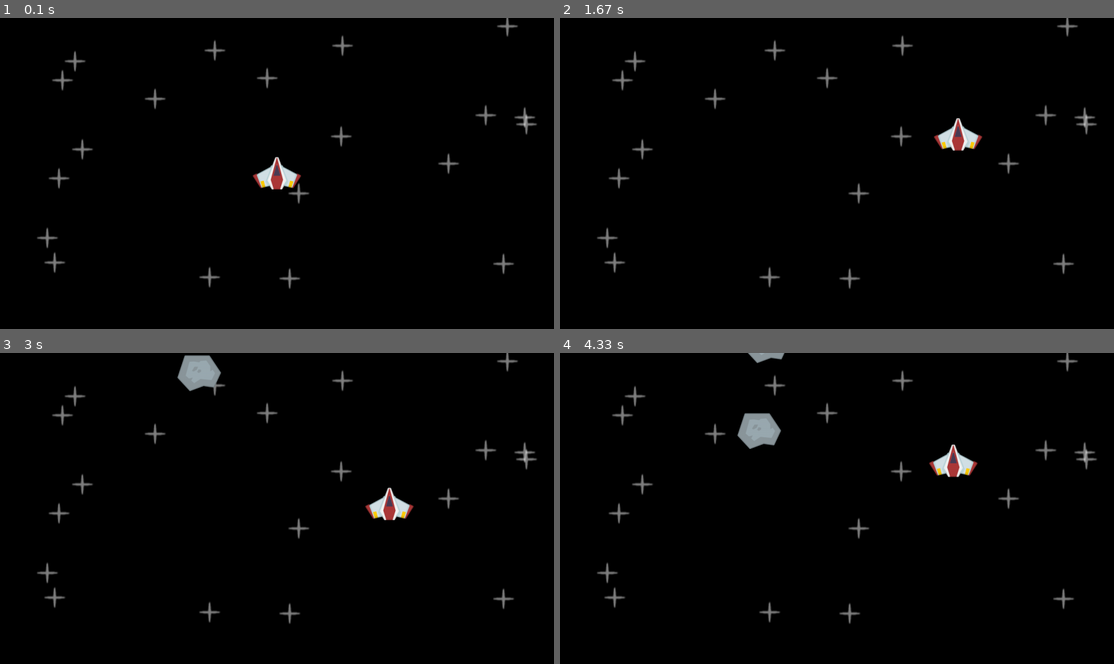
Above: before the commit, frames 1-4 (two rows, left to right).
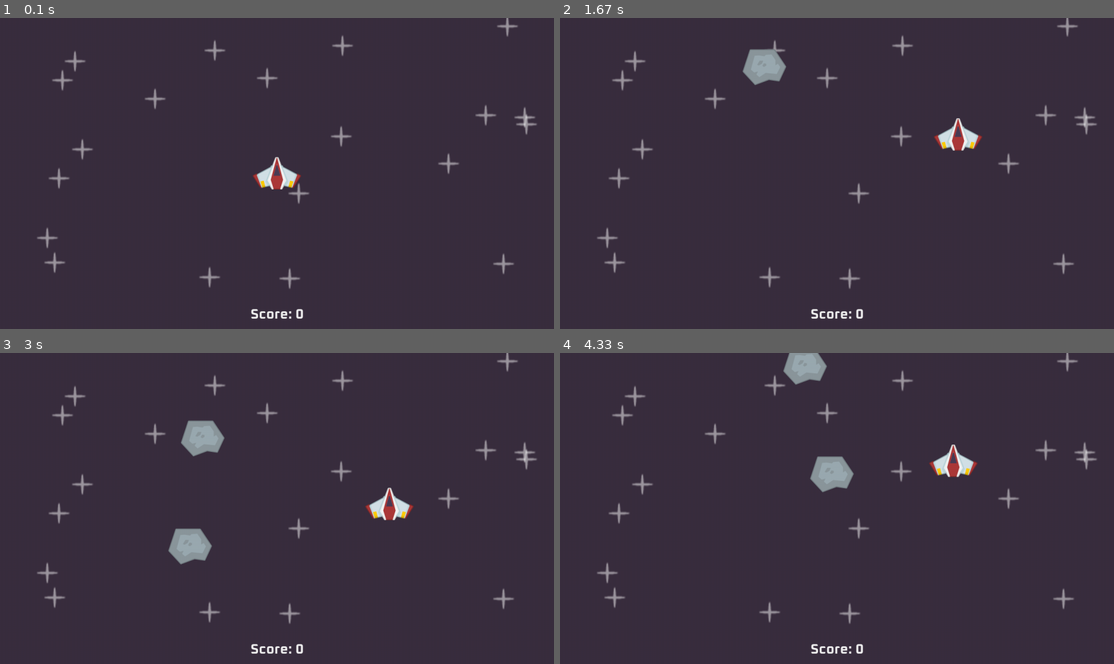
Above: after the commit, the same moments.

Repository: HuntorWorks/pygame-asteroids
Game: pygame game, started from main.py
Same seed, same stepped clock (60 frames per second), same inputs: the game is played once before the commit and once after it.
Inputs:
- Up to frame 1 (0.1 s): no input
- Up to frame 2 (1.67 s): hold Space 0.33-0.8 s; hold Right 0.33-0.8 s; hold Right 0.83-1.3 s; hold Up 1.33-1.63 s
- Up to frame 3 (3 s): hold Right 1.67-2.13 s; hold Left 2.17-2.7 s; hold Down from 2.73 s (still down)
- Up to frame 4 (4.33 s): release Down at 3.03 s; hold Left 3.07-3.47 s; hold Up 3.5-3.87 s; hold Right from 3.9 s (still down)

The runs differ from the first frame. In frame 1, 100% of the frame differs, in the area x 0-100%, y 0-100%; in frame 2, 100%; in frame 3, 99%; in frame 4, 99%.

Commit message:
Enhance asteroid and laser mechanics in main.py by adding destruction and collision detection features. Introduce a scoring system and update asteroid movement dynamics. Add font asset for score display and adjust asteroid spawn rate for improved gameplay experience.

Diff:
--- a/main.py
+++ b/main.py
@@ -1,6 +1,6 @@
 import pygame
 import os
-from random import randint
+from random import randint, uniform
 
 class Star(pygame.sprite.Sprite):
     def __init__(self, groups, surface):
@@ -53,6 +53,9 @@
                 self.shot_available = False
                 Laser(laser_surface, self.rect.midtop, all_sprites_group, self.SHIP_LASER_SPEED)
 
+    def destroy(self):
+        self.kill()
+
     def update(self, delta_time):
         self.move(delta_time)
         self.shoot()
@@ -63,18 +66,31 @@
         self.image = surface
         spawn_position = self.get_random_spawn_position()
         self.rect = self.image.get_frect(midbottom=spawn_position)
-        print(spawn_position)
+        self.move_direction = pygame.Vector2(uniform(-0.5, 0.5), 1)
+        self.spawn_time = pygame.time.get_ticks()
 
-        self.ASTEROID_SPEED = 100
+        self.ASTEROID_SPEED = 250
+        self.ASTEROID_DAMAGE = 10
+        self.ASTEROID_SCORE_ON_DESTROY = 10
 
     def get_random_spawn_position(self):
-        return (randint(0, WINDOW_WIDTH), -10)
+        rect_width = self.image.get_width()
+        return (randint(rect_width, WINDOW_WIDTH - rect_width), -10)
+
+    def destroy_timer(self):
+        current_time = pygame.time.get_ticks()
+        if current_time - self.spawn_time > 2000:
+            self.destroy()
 
     def move(self, delta_time):
-        self.rect.y += self.ASTEROID_SPEED * delta_time
+        self.rect.center += self.move_direction * self.ASTEROID_SPEED * delta_time
+
+    def destroy(self):
+        self.kill()
 
     def update(self, delta_time):
         self.move(delta_time)
+        self.destroy_timer()
 
 class Laser(pygame.sprite.Sprite):
     def __init__(self, surface, position, groups, laser_speed):
@@ -92,15 +108,25 @@
         if self.rect.midbottom[1] < 0:
             self.kill()
 
+    def check_collision(self):
+        asteroid_group_sprites = pygame.sprite.spritecollide(self, asteroid_group, False)
+        collided_asteroid = asteroid_group_sprites[0] if asteroid_group_sprites else None
+        if collided_asteroid:
+            collided_asteroid.destroy()
+            self.destroy()
+            update_score(collided_asteroid.ASTEROID_SCORE_ON_DESTROY)
+
+    def destroy(self):
+        self.kill()
+
     def update(self, delta_time):
         self.move(delta_time)
+        self.check_collision()
         self.check_off_screen()
-
 
 # BASE SETUP
 WINDOW_WIDTH = 1280
 WINDOW_HEIGHT = 720
-MAX_FPS = 60
 BASE_PATH = os.path.join(os.getcwd(), "pygame-asteroids")
 
 # INIT SETUP
@@ -114,32 +140,40 @@
 ASTEROID_SPRITE_PATH = os.path.join(BASE_PATH, "assets", "images", "meteor.png")
 STAR_SPRITE_PATH = os.path.join(BASE_PATH, "assets", "images", "star.png")
 LASER_SPRITE_PATH = os.path.join(BASE_PATH, "assets", "images", "laser.png")
+FONT_PATH = os.path.join(BASE_PATH, "assets", "fonts", "Oxanium-Bold.ttf")
 
 # ASSET SURFACES
 asteroid_surface = pygame.image.load(ASTEROID_SPRITE_PATH).convert_alpha()
 star_surface = pygame.image.load(STAR_SPRITE_PATH).convert_alpha()
 laser_surface = pygame.image.load(LASER_SPRITE_PATH).convert_alpha()
+font = pygame.font.Font(FONT_PATH, 32)
+font_surface = font.render("Asteroids", True, (240, 240, 240))
+
 
 #Sprites
 all_sprites_group = pygame.sprite.Group()
+asteroid_group = pygame.sprite.Group()
 for i in range(20):
     Star(all_sprites_group, star_surface)
 player = PlayerShip(all_sprites_group)
 
-#laser_surface
-laser_surface = pygame.image.load(LASER_SPRITE_PATH).convert_alpha()
-laser_rect = laser_surface.get_frect(bottomleft=(20, WINDOW_HEIGHT - 20))
-laser_pos_x = 0
-laser_pos_y = 0
-has_shot = False
-laser_active = False
-
-#Asteroid_surface
-
 #events
-ASTEROID_SPAWN_RATE = 2000 # 1 second in milliseconds
+ASTEROID_SPAWN_RATE = 1000 # 1 second in milliseconds
 asteroid_spawn_event = pygame.event.custom_type()
 pygame.time.set_timer(asteroid_spawn_event, ASTEROID_SPAWN_RATE)
+
+# SCORE
+score = 0
+def update_score(score_amount):
+    global score
+    score += score_amount
+
+def display_score():
+    score_text = f"Score: {str(score)}"
+    score_surface = font.render(score_text, True, (240, 240, 240))
+    score_rect = score_surface.get_rect(midbottom=(WINDOW_WIDTH / 2, WINDOW_HEIGHT - 10 ))
+
+    display_surface.blit(score_surface, score_rect)
 
 while running:
     delta_time = clock.tick() / 1000
@@ -148,15 +182,13 @@
         if event.type == pygame.QUIT:
             running = False
         if event.type == asteroid_spawn_event:
-            print("asteroid spawned")
-            Asteroid(all_sprites_group, asteroid_surface)
-    #UPDATE
+            Asteroid((all_sprites_group, asteroid_group), asteroid_surface)
     all_sprites_group.update(delta_time)
 
     #DRAW
-    display_surface.fill("black")
+    display_surface.fill("#3a2e3f")
     all_sprites_group.draw(display_surface)
-
+    display_score()
     pygame.display.update()
 
 pygame.quit()
Renamed: assets/images/Oxanium-Bold.ttf -> assets/fonts/Oxanium-Bold.ttf
